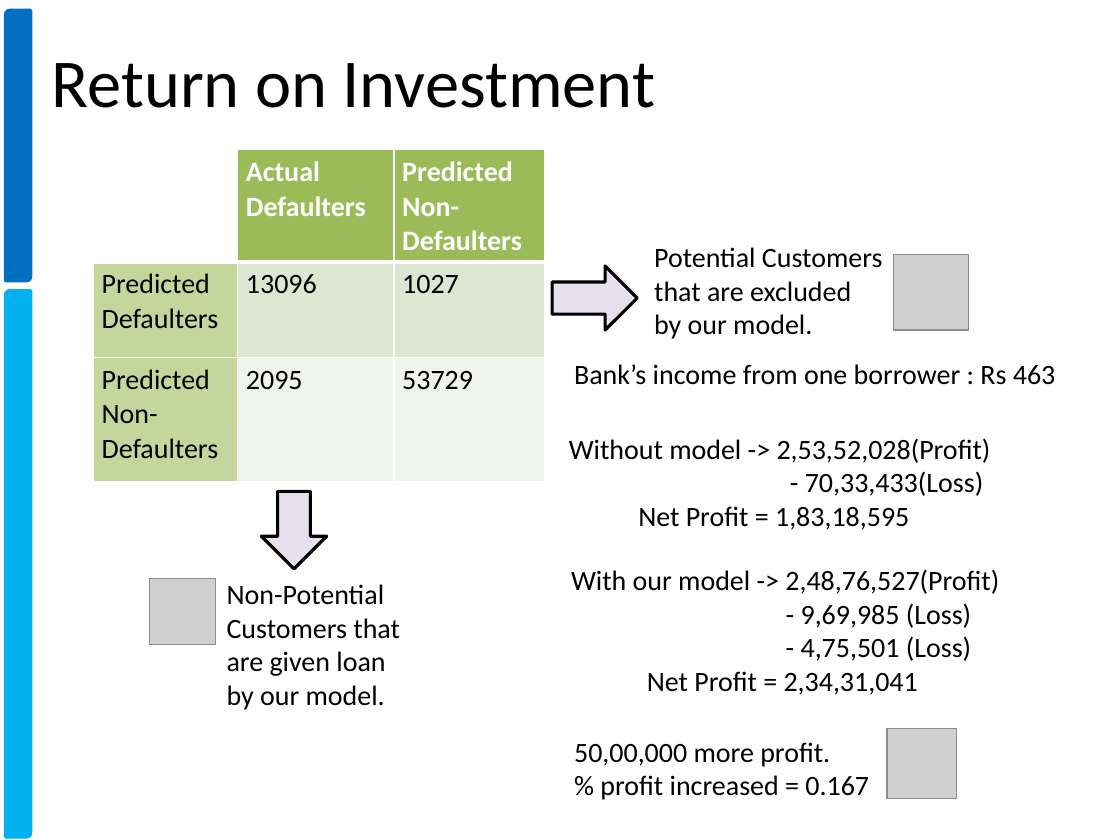
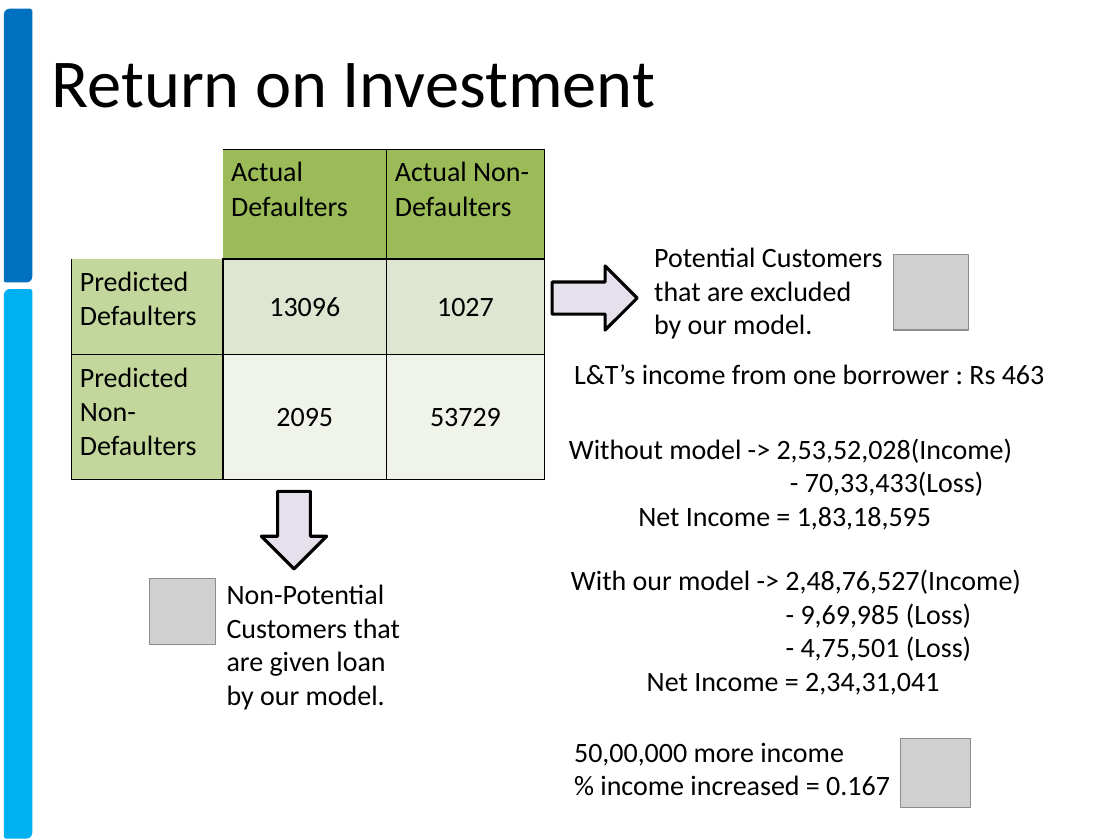
Before and after one commit to xavierigneous/Vehicle-Loan-Default-Prediction, a slide deck: slide 18 of Pravin Kumar/Vehicle Loan Default Prediction.pptx (slide 16 before the commit). Drawn at 1120x840 pixels with LibreOffice and Linux fonts; fonts in the diff are those of the drawing; grey boxes stand for pictures; background and template pictures are left out. Boxes give left, top, right and bottom in pixels: in the first picture for what was removed or moved away, otherwise in the second. Text is boxed around its words. In the diff, an @@ line names an element or a change of style, - is before the commit and + after.

```diff
--- a/Pravin Kumar/Vehicle Loan Default Prediction.pptx
+++ b/Pravin Kumar/Vehicle Loan Default Prediction.pptx
@@ table at (72, 150, 544, 479) @@
-row 1, column 3: Predicted Non-Defaulters
+row 1, column 3: Actual Non-Defaulters
@@ text colour #FFFFFF to #000000, bold off in "Actual Defaulters" @@
@@ alignment left to centre @@
@@ borders changed @@
@@ table: place and size @@
-table at (93, 150, 544, 483)
+table at (72, 150, 544, 479)
@@ text at (574, 364, 1045, 385): text changed @@
-Bank’s income from one borrower : Rs 463
+L&T’s income from one borrower : Rs 463
@@ text at (569, 438, 1013, 463): text changed @@
-Without model -> 2,53,52,028(Profit)
+Without model -> 2,53,52,028(Income)
@@ text at (638, 507, 931, 530): text changed @@
-Net Profit = 1,83,18,595
+Net Income = 1,83,18,595
@@ text at (571, 569, 1021, 594): text changed @@
-With our model -> 2,48,76,527(Profit)
+With our model -> 2,48,76,527(Income)
@@ text at (647, 673, 939, 695): text changed @@
-Net Profit = 2,34,31,041
+Net Income = 2,34,31,041
@@ text at (574, 742, 890, 796): text changed @@
-50,00,000 more profit.
-% profit increased = 0.167
+50,00,000 more income
+% income increased = 0.167
@@ picture: place and size @@
-picture at (887, 729, 956, 799)
+picture at (900, 738, 970, 808)
```
Also in this commit, not shown: 15 other slides changed, 4 slides added, 1 slide removed, 4 other files.
